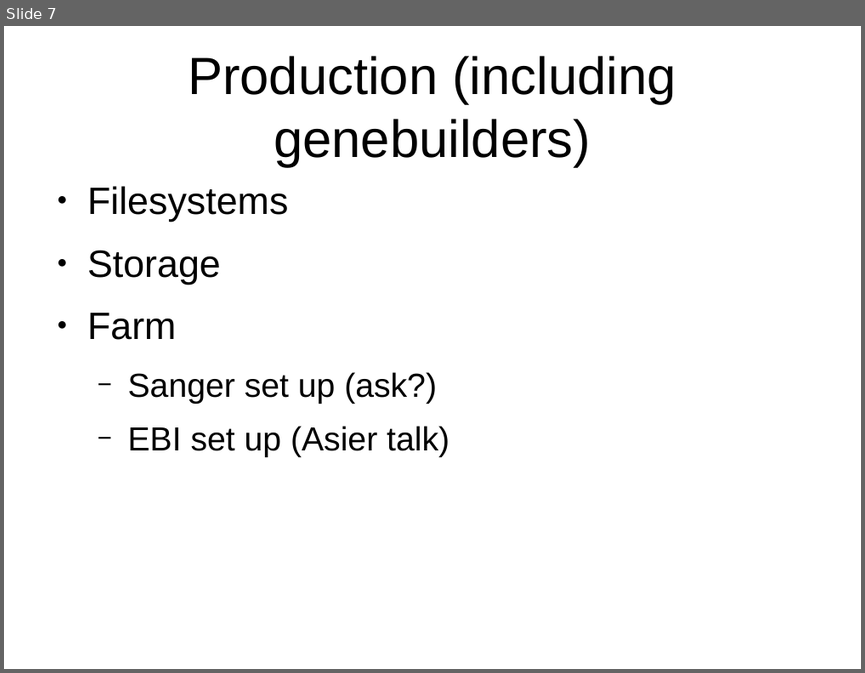
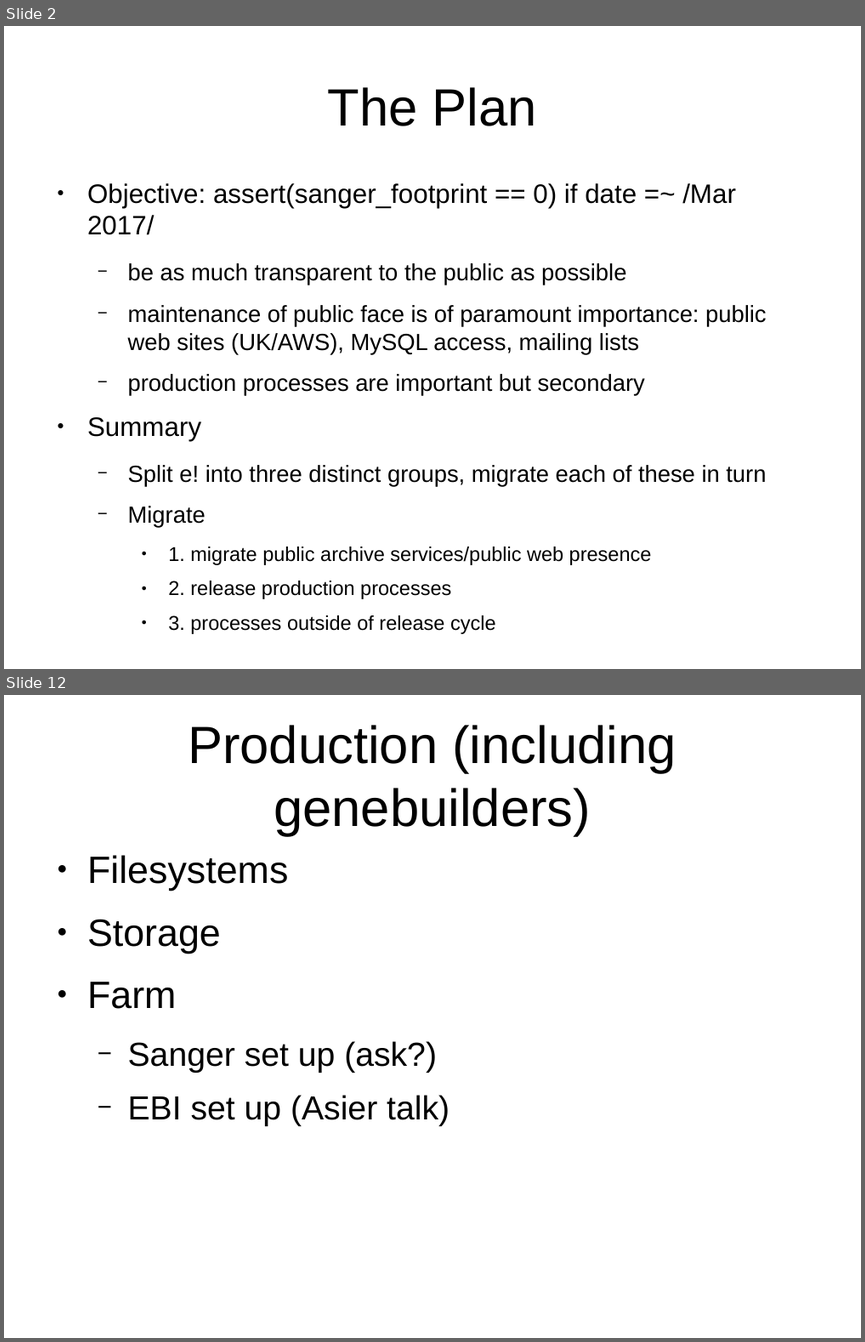
Before and after one commit to avullo/ensembl-migration-pm, a slide deck: data-review-10-16/talk.odp. Shown one above the other, each under a label of ours: slide 7 before the commit, slides 2 and 12 after it; the slides between them are not shown. The pictures are 865x673 and 865x1342 pixels, drawn with LibreOffice and Linux fonts; fonts in the diff are those of the drawing; background and template pictures are left out. Boxes give left, top, right and bottom in pixels: in the first picture for what was removed or moved away, otherwise in the second. Text is boxed around its words. In the diff, an @@ line names an element or a change of style, - is before the commit and + after.

Commit message:
Worked on intro and archives.

```diff
--- a/data-review-10-16/talk.odp
+++ b/data-review-10-16/talk.odp
@@ slide 2 added at [4,26,861,669], background #FFFFFF @@
@@ title added at [328,87,537,126], 44 pt, text #000000 @@
+The Plan
@@ text added at [87,183,766,634], 19.6 pt, text #000000 @@
+● Objective: assert(sanger_footprint == 0) if date =~ /Mar 2017/
+  − be as much transparent to the public as possible
+  − maintenance of public face is of paramount importance: public web sites (UK/AWS), MySQL access, mailing lists
+  − production processes are important but secondary
+● Summary
+  − Split e! into three distinct groups, migrate each of these in turn
+  − Migrate
+    ● 1. migrate public archive services/public web presence
+    ● 2. release production processes
+    ● 3. processes outside of release cycle
@@ what was slide 7 is now slide 12 @@
```
Also in this commit, not shown: 2 slides changed, 7 other slides added, 3 slides removed, 2 other files.
